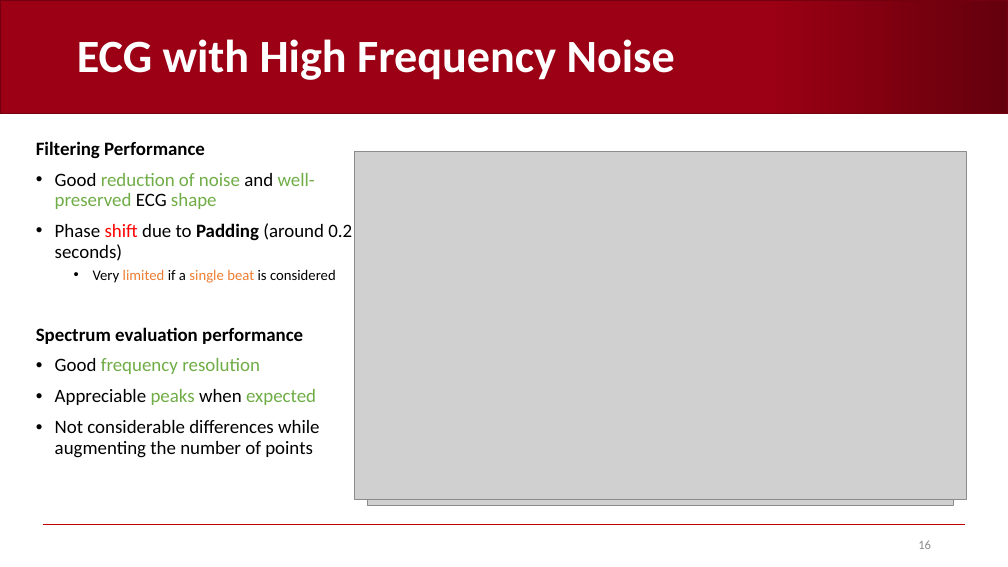
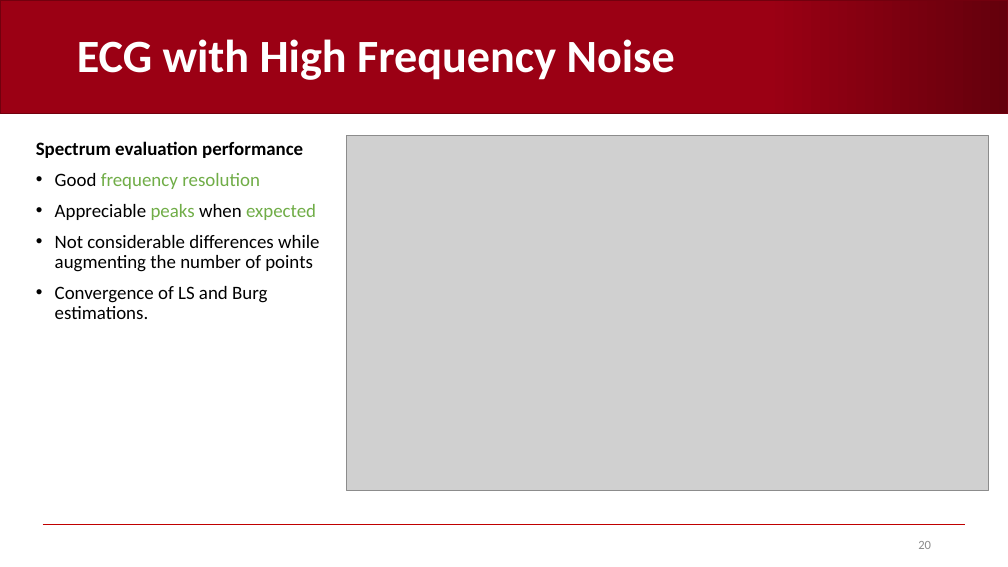
Before and after one commit to AndreaCorrado00/Tesi_magistrale_Corrado_Andrea, a slide deck: slide 20 of Documentation/3. in-depth spectrum analysis.pptx (slide 16 before the commit). Drawn at 1008x567 pixels with LibreOffice and Linux fonts; fonts in the diff are those of the drawing; grey boxes stand for pictures; background and template pictures are left out. Boxes give left, top, right and bottom in pixels: in the first picture for what was removed or moved away, otherwise in the second. Text is boxed around its words. In the diff, an @@ line names an element or a change of style, - is before the commit and + after.

```diff
--- a/Documentation/3. in-depth spectrum analysis.pptx
+++ b/Documentation/3. in-depth spectrum analysis.pptx
@@ text at [36, 141, 352, 283]: paragraphs removed @@
-Filtering Performance
-• Good reduction of noise and well-preserved ECG shape
-• Phase shift due to Padding (around 0.2 seconds)
-  • Very limited if a single beat is considered
@@ picture: place and size @@
-picture at [355, 152, 967, 499]
+picture at [346, 135, 988, 491]
@@ picture removed at [368, 159, 954, 506] @@
@@ text at [55, 286, 267, 319]: paragraph added @@
+• Convergence of LS and Burg estimations.
@@ page number at [918, 541, 931, 549]: text changed @@
-16
+20
```
Also in this commit, not shown: 7 other slides changed, 6 slides added, 7 slides removed, 4 other files.
